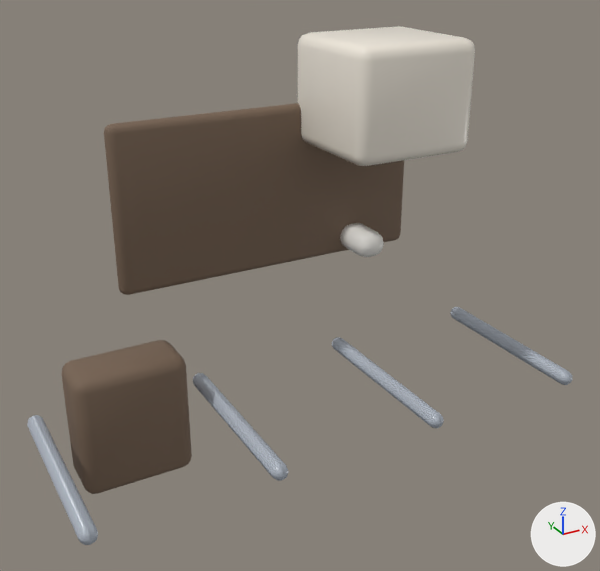
An edit to the glTF model unity/Assets/Art/EarlyGame/garage-kit/garage-desk-crt.glb, drawn before and after from the same camera.
The view is the same before and after, from a camera (50 mm lens) standing at (-0.678, -0.997, 1.203) and looking at (-0.025, 0.19, 0.61). The axes (+X, +Y, +Z) are drawn at lower right. The lights are the same throughout. The picture after the commit comes second. Where no turn or scale is listed for an object, it has been applied to the vertices.

The first picture shows 'CRTBezel.001', 'Desktop.001', 'Drawer.001', 'Leg0.001', 'Leg1.001', 'Leg2.001', 'Leg3.001', 'MonitorStand.001'.
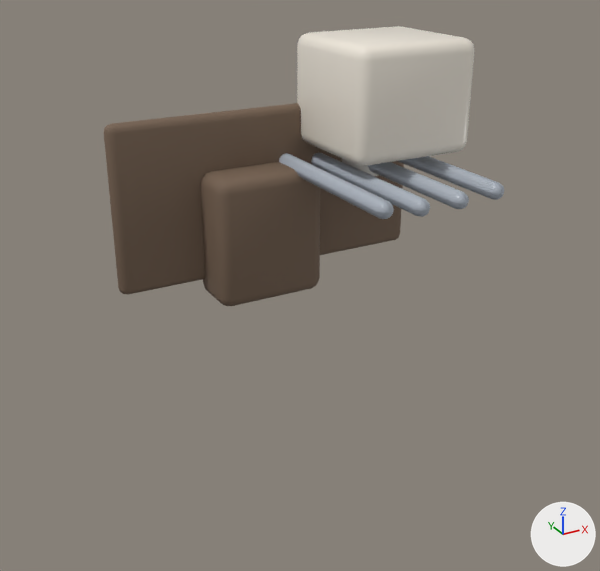
The change, as a diff of the scene's bpy script:
```diff
--- a/unity/Assets/Art/EarlyGame/garage-kit/garage-desk-crt.glb.py
+++ b/unity/Assets/Art/EarlyGame/garage-kit/garage-desk-crt.glb.py
@@ ob_drawer_001 @@
 ob_drawer_001 = bpy.data.objects.new('Drawer.001', me_cube_023)
-ob_drawer_001.location = (0.0, 0.315, 0.0)
+ob_drawer_001.location = (0.281, 0.316, 0.314)
@@ ob_leg0_001 @@
 ob_leg0_001 = bpy.data.objects.new('Leg0.001', me_cube_025)
-ob_leg0_001.location = (0.0, 0.385, 0.0)
+ob_leg0_001.location = (0.508, 0.386, 0.423)
@@ ob_leg1_001 @@
 ob_leg1_001 = bpy.data.objects.new('Leg1.001', me_cube_026)
-ob_leg1_001.location = (0.0, 0.385, 0.0)
+ob_leg1_001.location = (0.257, 0.385, 0.416)
@@ ob_leg2_001 @@
 ob_leg2_001 = bpy.data.objects.new('Leg2.001', me_cube_027)
-ob_leg2_001.location = (0.0, 0.385, 0.0)
+ob_leg2_001.location = (0.015, 0.385, 0.416)
@@ ob_leg3_001 @@
 ob_leg3_001 = bpy.data.objects.new('Leg3.001', me_cube_028)
-ob_leg3_001.location = (0.0, 0.385, 0.0)
+ob_leg3_001.location = (-0.229, 0.386, 0.42)
@@ ob_monitorstand_001 @@
 ob_monitorstand_001 = bpy.data.objects.new('MonitorStand.001', me_cube_029)
-ob_monitorstand_001.location = (0.0, 0.495, 0.0)
+ob_monitorstand_001.location = (0.0, 0.496, 0.162)
```

Pixel boxes (x1, y1, x2, y2) of what changed, in the pictures (600 x 571 px):
'Drawer.001', moved: before (62, 340, 192, 494); after (200, 162, 320, 306)
'Leg0.001', moved: before (27, 415, 98, 545); after (279, 153, 394, 219)
'Leg1.001', moved: before (193, 373, 289, 481); after (311, 152, 430, 217)
'Leg2.001', moved: before (332, 337, 444, 428); after (368, 162, 469, 209)
'Leg3.001', moved: before (450, 307, 573, 385); after (398, 156, 504, 200)
'MonitorStand.001', moved (mostly hidden afterwards): before (340, 223, 384, 257); after (342, 159, 378, 176)
